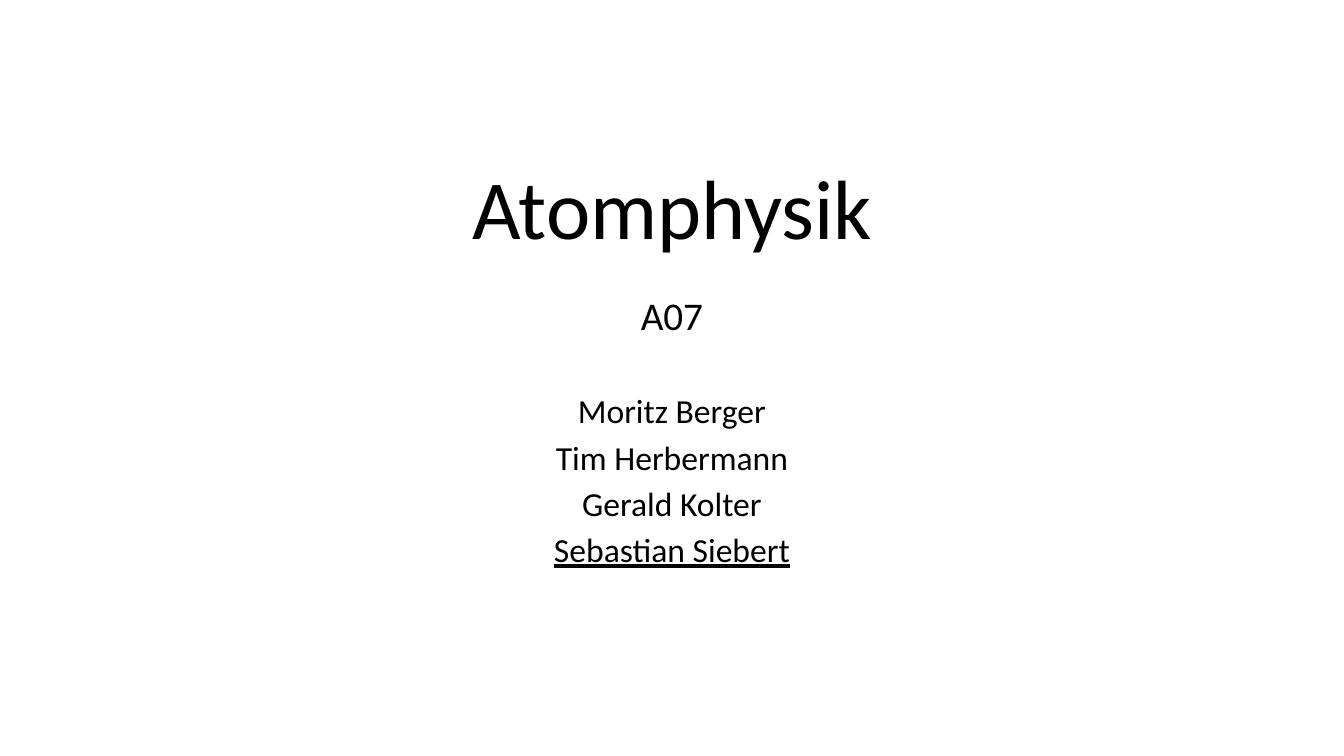
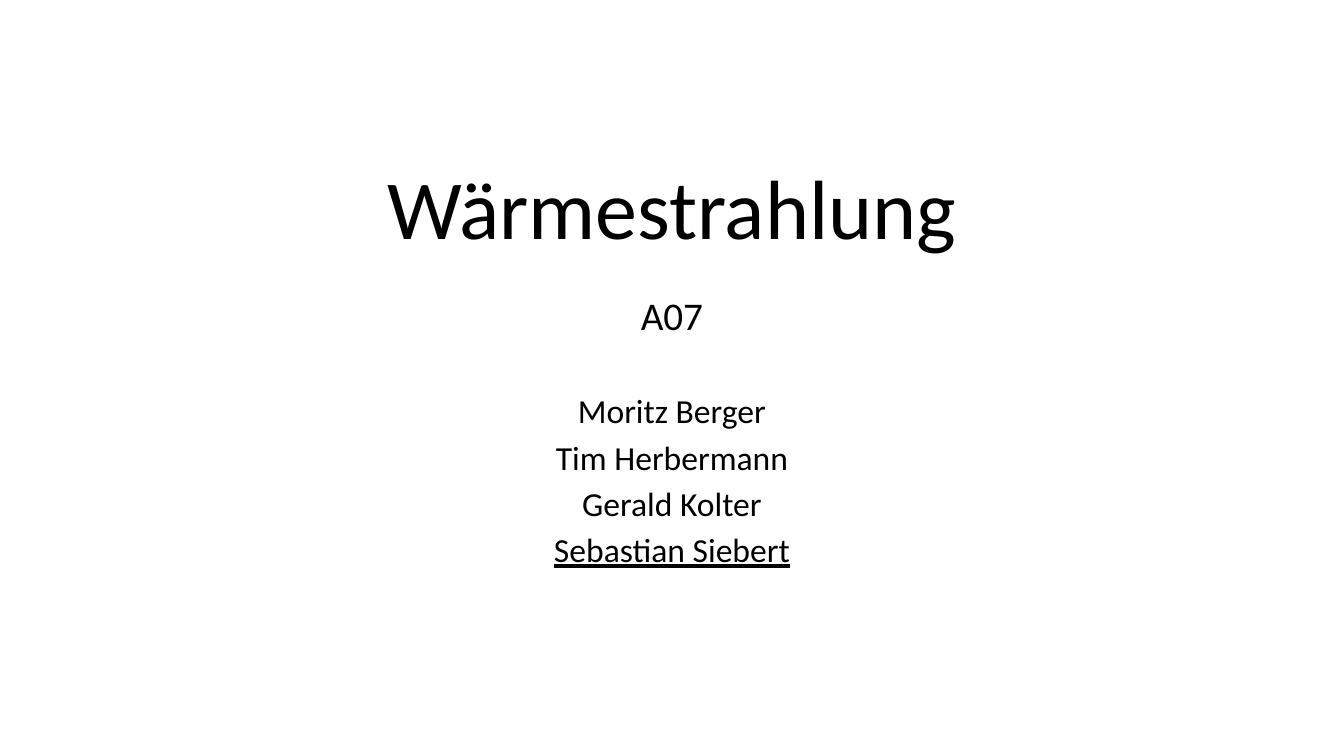
Before and after one commit to thewhitecat/grundpraktikum1, a slide deck: slide 1 of grundpraktikum2/Atomphysik/Atomphysik.pptx. Drawn at 1344x756 pixels with LibreOffice and Linux fonts; fonts in the diff are those of the drawing. Boxes give left, top, right and bottom in pixels: in the first picture for what was removed or moved away, otherwise in the second. Text is boxed around its words. In the diff, an @@ line names an element or a change of style, - is before the commit and + after.

```diff
--- a/grundpraktikum2/Atomphysik/Atomphysik.pptx
+++ b/grundpraktikum2/Atomphysik/Atomphysik.pptx
@@ title at [387,180,956,254]: text changed @@
-Atomphysik
+Wärmestrahlung
```
Also in this commit, not shown: 2 other slides changed, 10 slides added, 2 slides removed.
